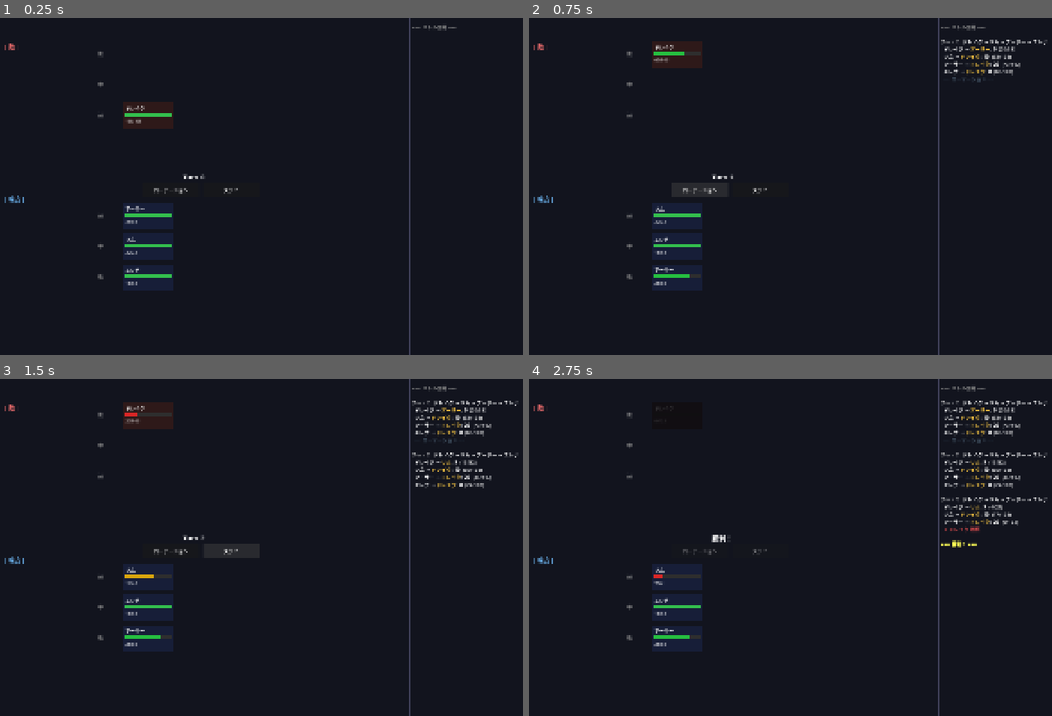
Above: before the commit, frames 1-4 (two rows, left to right).
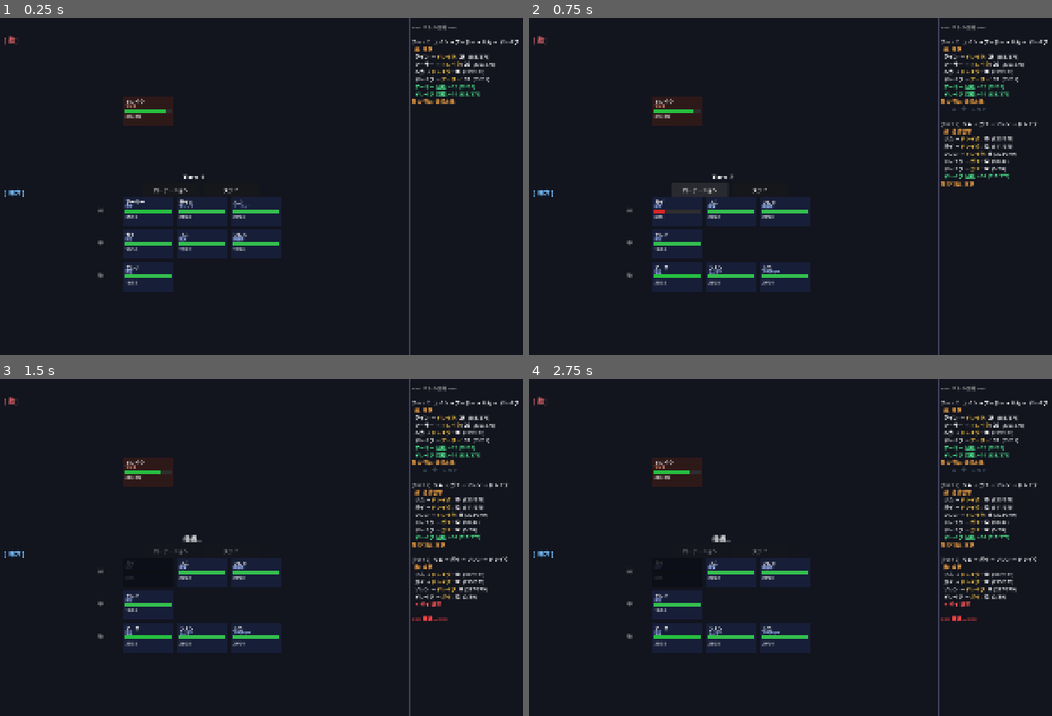
Above: after the commit, the same moments.

Repository: tamagoyaki42dev/tamagoyaki-game
Game: Godot game, scene res://scenes/node.tscn
The game is run twice, just before and just after one commit, with the same random seed, the same clock (stepped at 60 frames per second) and the same inputs.
Inputs (mouse positions are in pixels of both pictures, inside the frame that each line leads up to):
- Up to frame 1 (0.25 s): no input
- Up to frame 2 (0.75 s): click "ローテーション" at 0.5 s
- Up to frame 3 (1.5 s): click "ステイ" at 1.25 s
- Up to frame 4 (2.75 s): click (701, 550) at 2 s, where only the run before the commit has a clickable "ローテーション"

The runs differ from the first frame. In frame 1, 6.0% of the frame differs, in the area x 0-100%, y 5-82%; in frame 2, 8.1%; in frame 3, 9.5%; in frame 4, 8.8%.

Commit message:
戦闘システムを仕様書ベースで全面再構築。敵アクションパターン・7人パーティ・Turn1自動実行・中列間接攻撃対応
- 敗北条件を「味方1体でも死亡で即撤退」に修正
- Turn 1 はローテーションなしで自動実行、Turn 2以降にプレイヤー操作
- ローテーションを戦闘フェーズ前に実行するよう修正
- 敵に行動サイクル（力を溜める/連続攻撃/列攻撃等）を実装
- 中列ユニットは間接攻撃力を使用、前列は攻撃力を使用
- テストパーティを7人・全職業別に拡張
- 敵カードにステータスタイプ、味方カードに職業名を表示
- 敵の行動をターンログに表示
- ローテーション/ステイボタンをTurn1中は無効化
- 敵グリッドから行/列概念を撤廃（横並び表示のみ）
- docs/battle_spec.md にTurn1特殊ルール・ローテーションタイミング・敵グリッド仕様を追記
- CLAUDE.md のコミットフローに仕様書更新チェックを追加

Co-Authored-By: Claude Sonnet 4.6 <noreply@anthropic.com>

Diff:
--- a/scripts/battle/battle_manager.gd
+++ b/scripts/battle/battle_manager.gd
@@ -1,15 +1,15 @@
 class_name BattleManager
 extends Node
 
-# --- シグナル（UIはこれだけ見ればいい）---
 signal battle_started(player_grid: RotationGrid, enemy_grid: RotationGrid)
-signal turn_started(turn_number: int, timeline: Array)     # timeline = 行動順BattleUnit配列
+signal turn_started(turn_number: int, timeline: Array, enemy_action: String)
 signal unit_acted(attacker: BattleUnit, target: BattleUnit, damage: int)
 signal unit_died(unit: BattleUnit)
+signal unit_healed(unit: BattleUnit, amount: int)
 signal rotated()
+signal action_announced(action_name: String)
 signal battle_ended(player_won: bool, loot: Array)
 
-# ---
 var player_grid: RotationGrid
 var enemy_grid: RotationGrid
 var turn_number: int = 0
@@ -26,64 +26,185 @@
 		player_grid.add_unit(BattleUnit.from_character(data))
 
 	for i in enemy_data.size():
-		var row  = i / RotationGrid.MAX_PER_ROW
-		var col  = i % RotationGrid.MAX_PER_ROW
-		enemy_grid.add_unit(BattleUnit.from_enemy(enemy_data[i], row, col))
+		# 敵はグリッドなし。row=0固定、col=i で横並び表示用
+		enemy_grid.add_unit(BattleUnit.from_enemy(enemy_data[i], 0, i))
 
 	battle_started.emit(player_grid, enemy_grid)
+	# Turn 1 は自動実行（次フレームで開始、プレイヤー入力なし）
+	call_deferred("advance_turn", false)
 
 # do_rotate=true でローテーション、false でステイ（仕様: デフォルトはステイ）
+# ターン構成: step2 ローテーション確定 → step3 戦闘 → step4 後列回復 → step1 次ターン告知
 func advance_turn(do_rotate: bool = false) -> void:
 	if is_over:
 		return
 
+	# step2: ローテーション確定（戦闘前に列を入れ替える）
+	if do_rotate:
+		player_grid.rotate_forward()
+		rotated.emit()
+
 	turn_number += 1
-	var timeline = build_timeline()
-	turn_started.emit(turn_number, timeline)
-
-	for attacker in timeline:
-		if not (attacker as BattleUnit).is_alive:
+	var timeline := build_timeline()
+	turn_started.emit(turn_number, timeline, _current_enemy_action_label())
+
+	# step3: 戦闘フェーズ
+	for attacker: BattleUnit in timeline:
+		if not attacker.is_alive or is_over:
 			continue
 
-		var target: BattleUnit = _pick_target(attacker)
-		if target == null:
-			continue
-
-		var damage = target.take_damage(attacker.attack)
-		unit_acted.emit(attacker, target, damage)
-
-		if not target.is_alive:
-			unit_died.emit(target)
-			# 味方1体でも倒れたら即撤退（battle_spec.md 勝敗条件）
-			if target.side == BattleUnit.Side.PLAYER:
-				_end_battle(false)
-				return
+		if attacker.side == BattleUnit.Side.ENEMY:
+			_execute_enemy_action(attacker)
+		else:
+			var target := _pick_target(attacker)
+			if target:
+				var atk := attacker.indirect_attack if attacker.row == 1 and attacker.indirect_attack > 0 else attacker.attack
+				_apply_hit(attacker, target, atk)
+
+		if is_over:
+			return
 
 	if enemy_grid.is_wiped():
 		_end_battle(true)
 		return
 
-	if do_rotate:
-		player_grid.rotate_forward()
-		enemy_grid.rotate_forward()
-		rotated.emit()
-
-# 完全情報開示用：現在グリッドでの行動順を返す（UIが戦闘前に表示できる）
+	# step4: 後列回復フェーズ
+	_apply_back_row_healing(player_grid)
+	_apply_enemy_healing()
+
+	# 次ターン step1: 敵行動を告知
+	_emit_action_announcement(turn_number + 1)
+
+# ──────────────────── 敵行動 ────────────────────
+
+func _execute_enemy_action(attacker: BattleUnit) -> void:
+	var enemy_data := attacker.source_data as EnemyData
+	var action: int = EnemyData.ActionType.NORMAL
+	if enemy_data and not enemy_data.action_cycle.is_empty():
+		action = enemy_data.action_cycle[(turn_number - 1) % enemy_data.action_cycle.size()]
+
+	# 力を溜める: 攻撃せず、次ターンのATKを2倍に
+	if action == EnemyData.ActionType.CHARGE:
+		attacker.charge_multiplier = 2.0
+		return
+
+	var eff_atk: int = int(float(attacker.attack) * attacker.charge_multiplier)
+	attacker.charge_multiplier = 1.0
+
+	match action:
+		EnemyData.ActionType.DOUBLE, EnemyData.ActionType.TRIPLE, EnemyData.ActionType.QUAD:
+			var hits: int = 2
+			if action == EnemyData.ActionType.TRIPLE: hits = 3
+			elif action == EnemyData.ActionType.QUAD:  hits = 4
+			var target := _pick_target(attacker)
+			if target:
+				for i in hits:
+					if is_over or not target.is_alive:
+						break
+					_apply_hit(attacker, target, eff_atk if i == 0 else attacker.attack)
+
+		EnemyData.ActionType.ROW:
+			for target in player_grid.get_front_row():
+				if is_over:
+					break
+				_apply_hit(attacker, target, eff_atk)
+
+		_:  # NORMAL / STONE / ABSORB（石化・吸収は未実装: 通常攻撃として処理）
+			var target := _pick_target(attacker)
+			if target:
+				_apply_hit(attacker, target, eff_atk)
+
+func _apply_hit(attacker: BattleUnit, target: BattleUnit, atk: int) -> void:
+	if is_over or not target.is_alive:
+		return
+	var damage := target.take_damage(atk)
+	unit_acted.emit(attacker, target, damage)
+	if not target.is_alive:
+		unit_died.emit(target)
+		if target.side == BattleUnit.Side.PLAYER:
+			_end_battle(false)
+
+# ──────────────────── タイムライン ────────────────────
+
+# 前列ユニット + 中列の間接攻撃持ち（同縦マスの前列が空きの場合）
 func build_timeline() -> Array:
-	var all: Array = player_grid.get_all_alive() + enemy_grid.get_all_alive()
+	var all: Array = []
+	all += player_grid.get_front_row()
+	all += enemy_grid.get_front_row()
+	for unit: BattleUnit in player_grid.get_row(1):
+		if unit.indirect_attack > 0 and _front_col_empty(player_grid, unit.col):
+			all.append(unit)
+	for unit: BattleUnit in enemy_grid.get_row(1):
+		if unit.indirect_attack > 0 and _front_col_empty(enemy_grid, unit.col):
+			all.append(unit)
 	all.sort_custom(func(a: BattleUnit, b: BattleUnit) -> bool: return a.speed > b.speed)
 	return all
 
+func _front_col_empty(grid: RotationGrid, col: int) -> bool:
+	for unit: BattleUnit in grid.get_front_row():
+		if unit.col == col:
+			return false
+	return true
+
+# ──────────────────── 後列回復 ────────────────────
+
+func _apply_back_row_healing(grid: RotationGrid) -> void:
+	for unit: BattleUnit in grid.get_row(2):
+		if not unit.is_alive:
+			continue
+		if unit.self_regen > 0:
+			var old_hp := unit.hp
+			unit.hp = min(unit.hp_max, unit.hp + unit.self_regen)
+			if unit.hp > old_hp:
+				unit_healed.emit(unit, unit.hp - old_hp)
+		if unit.row_regen > 0:
+			for other: BattleUnit in grid.get_all_alive():
+				if other != unit and other.col == unit.col:
+					var old_hp := other.hp
+					other.hp = min(other.hp_max, other.hp + unit.row_regen)
+					if other.hp > old_hp:
+						unit_healed.emit(other, other.hp - old_hp)
+
+func _apply_enemy_healing() -> void:
+	for unit: BattleUnit in enemy_grid.get_all_alive():
+		if unit.self_regen > 0:
+			var old_hp := unit.hp
+			unit.hp = min(unit.hp_max, unit.hp + unit.self_regen)
+			if unit.hp > old_hp:
+				unit_healed.emit(unit, unit.hp - old_hp)
+
+# ──────────────────── ターゲット選択 ────────────────────
+
 func _pick_target(attacker: BattleUnit) -> BattleUnit:
 	var enemy_side: RotationGrid = enemy_grid if attacker.side == BattleUnit.Side.PLAYER else player_grid
-	var front = enemy_side.get_front_row()
+	var front := enemy_side.get_front_row()
 	if not front.is_empty():
 		return front[randi() % front.size()]
-	var alive = enemy_side.get_all_alive()
+	var alive := enemy_side.get_all_alive()
 	if alive.is_empty():
 		return null
 	return alive[randi() % alive.size()]
 
+# ──────────────────── ユーティリティ ────────────────────
+
+func _emit_action_announcement(for_turn: int) -> void:
+	action_announced.emit(_action_label_for_turn(for_turn))
+
+func _current_enemy_action_label() -> String:
+	return _action_label_for_turn(turn_number)
+
+func _action_label_for_turn(for_turn: int) -> String:
+	var enemies := enemy_grid.get_front_row()
+	if enemies.is_empty():
+		enemies = enemy_grid.get_all_alive()
+	if enemies.is_empty():
+		return ""
+	var enemy_data := (enemies[0] as BattleUnit).source_data as EnemyData
+	if enemy_data == null or enemy_data.action_cycle.is_empty():
+		return "攻撃"
+	var cycle_pos: int = (for_turn - 1) % enemy_data.action_cycle.size()
+	return EnemyData.get_action_label(enemy_data.action_cycle[cycle_pos])
+
 func _end_battle(player_won: bool) -> void:
 	is_over = true
-	battle_ended.emit(player_won, [])  # lootは後で実装
+	battle_ended.emit(player_won, [])
--- a/scripts/battle/battle_test.gd
+++ b/scripts/battle/battle_test.gd
@@ -7,6 +7,7 @@
 
 	manager.battle_started.connect(_on_started)
 	manager.turn_started.connect(_on_turn)
+	manager.action_announced.connect(_on_action_announced)
 	manager.unit_acted.connect(_on_acted)
 	manager.unit_died.connect(_on_died)
 	manager.rotated.connect(func(): print("  -- ローテーション --"))
@@ -19,27 +20,43 @@
 		manager.advance_turn()
 
 func _make_party() -> Array:
-	var w = CharacterData.new()
-	w.char_name = "アーサー"
-	w.job       = CharacterJob.Type.WARRIOR
-	w.hp_max    = 35; w.attack = 20; w.speed = 15
+	var warrior = CharacterData.new()
+	warrior.char_name = "アーサー"; warrior.job = CharacterJob.Type.WARRIOR
+	warrior.hp_max = 35; warrior.attack = 20; warrior.speed = 15
 
-	var e = CharacterData.new()
-	e.char_name = "エレナ"
-	e.job       = CharacterJob.Type.CLERIC
-	e.hp_max    = 18; e.attack = 8; e.speed = 6
-	e.def_bonus = 20; e.row_regen = 15
+	var samurai = CharacterData.new()
+	samurai.char_name = "ライン"; samurai.job = CharacterJob.Type.SAMURAI
+	samurai.hp_max = 28; samurai.attack = 24; samurai.speed = 28
 
-	var r = CharacterData.new()
-	r.char_name = "リム"
-	r.job       = CharacterJob.Type.WITCH
-	r.hp_max    = 22; r.attack = 10; r.speed = 16
-	r.atk_bonus = 14
+	var archer = CharacterData.new()
+	archer.char_name = "ルカ"; archer.job = CharacterJob.Type.ARCHER
+	archer.hp_max = 24; archer.attack = 16; archer.speed = 12
+	archer.indirect_attack = 12
 
-	return [w, e, r]
+	var knight = CharacterData.new()
+	knight.char_name = "ガイ"; knight.job = CharacterJob.Type.KNIGHT
+	knight.hp_max = 30; knight.attack = 12; knight.speed = 8
+	knight.def_bonus = 12; knight.self_regen = 8
+
+	var witch = CharacterData.new()
+	witch.char_name = "リム"; witch.job = CharacterJob.Type.WITCH
+	witch.hp_max = 22; witch.attack = 10; witch.speed = 16
+	witch.atk_bonus = 14
+
+	var mage = CharacterData.new()
+	mage.char_name = "ソレン"; mage.job = CharacterJob.Type.MAGE
+	mage.hp_max = 20; mage.attack = 8; mage.speed = 5
+	mage.atk_bonus = 20; mage.def_bonus = 15; mage.row_regen = 10
+
+	var cleric = CharacterData.new()
+	cleric.char_name = "エレナ"; cleric.job = CharacterJob.Type.CLERIC
+	cleric.hp_max = 18; cleric.attack = 8; cleric.speed = 6
+	cleric.def_bonus = 20; cleric.row_regen = 15
+
+	return [warrior, samurai, archer, knight, witch, mage, cleric]
 
 func _make_enemies() -> Array:
-	return [EnemyGenerator.generate()]
+	return [EnemyGenerator.generate(EnemyData.StatType.TANK)]
 
 func _on_started(pg: RotationGrid, eg: RotationGrid) -> void:
 	print("=== バトル開始 ===")
@@ -49,6 +66,9 @@
 func _on_turn(n: int, timeline: Array) -> void:
 	var order = timeline.map(func(u: BattleUnit) -> String: return u.unit_name)
 	print("\n[Turn %d] 行動順: %s" % [n, ", ".join(order)])
+
+func _on_action_announced(action_name: String) -> void:
+	print("  次ターン 敵: " + action_name)
 
 func _on_acted(attacker: BattleUnit, target: BattleUnit, damage: int) -> void:
 	print("  %s → %s: %d ダメージ (残HP %d/%d)" % [
--- a/scripts/battle/battle_unit.gd
+++ b/scripts/battle/battle_unit.gd
@@ -15,6 +15,7 @@
 var def_bonus: int = 0        # 防御補助力
 var self_regen: int = 0       # 自回復
 var row_regen: int = 0        # 列回復
+var charge_multiplier: float = 1.0  # 力を溜める: 次の攻撃のATK倍率
 var source_data: Resource
 
 var is_alive: bool:
--- a/scripts/battle/enemy_generator.gd
+++ b/scripts/battle/enemy_generator.gd
@@ -1,19 +1,16 @@
 class_name EnemyGenerator
 
-# ステータスタイプの出現率（合計100）
 const STAT_TYPE_WEIGHTS: Array[int] = [50, 15, 15, 10, 10]
 
 # [hp_min, hp_max, atk_min, atk_max, spd_min, spd_max, regen_min, regen_max]
 const STAT_RANGES: Array = [
-	[80,  200, 8,  16, 6,  14, 0, 0],  # BALANCE
-	[40,  90,  18, 28, 15, 25, 0, 0],  # BERSERKER
-	[50,  120, 6,  14, 24, 35, 0, 0],  # SPEED_STAR
-	[250, 450, 6,  12, 3,  8,  8, 18], # TANK
-	[150, 280, 14, 22, 10, 20, 0, 8],  # ENHANCED_BALANCE
+	[80,  200, 8,  16, 6,  14, 0, 0],   # BALANCE
+	[40,  90,  18, 28, 15, 25, 0, 0],   # BERSERKER
+	[50,  120, 6,  14, 24, 35, 0, 0],   # SPEED_STAR
+	[250, 450, 6,  12, 3,  8,  8, 18],  # TANK
+	[150, 280, 14, 22, 10, 20, 0, 8],   # ENHANCED_BALANCE
 ]
 
-# 思考タイプの重みテーブル（enemy_spec.md 準拠）
-# [RANDOM, WEAK, STRONG, CENTER, SUPPORT, DYING, FEMALE, MALE]
 const THOUGHT_WEIGHTS: Array = [
 	[3, 1, 1, 2, 1, 1, 1, 1],  # BALANCE
 	[2, 3, 1, 1, 1, 3, 1, 1],  # BERSERKER
@@ -22,15 +19,25 @@
 	[1, 2, 1, 1, 3, 2, 1, 1],  # ENHANCED_BALANCE
 ]
 
+# [NORMAL, DOUBLE, TRIPLE, QUAD, ROW, STONE, ABSORB, CHARGE]  (enemy_spec.md準拠)
+const ACTION_WEIGHTS: Array = [
+	[3, 2, 1, 0, 1, 1, 1, 1],  # BALANCE
+	[2, 3, 3, 2, 1, 0, 0, 1],  # BERSERKER
+	[3, 1, 1, 0, 1, 2, 1, 1],  # SPEED_STAR
+	[2, 1, 0, 0, 2, 0, 3, 2],  # TANK
+	[2, 2, 2, 1, 2, 1, 1, 2],  # ENHANCED_BALANCE
+]
+
 static var _name_pool: Array = [
 	"グラディウス", "ケルベロス", "マラカイ",
 	"シェイド", "ドレイク", "ヴォルフ", "イグニス",
 ]
 
-static func generate() -> EnemyData:
-	var stat_type: int    = _weighted_choice(STAT_TYPE_WEIGHTS)
+# force_stat_type: 0〜4で固定、-1でランダム
+static func generate(force_stat_type: int = -1) -> EnemyData:
+	var stat_type: int = force_stat_type if force_stat_type >= 0 else _weighted_choice(STAT_TYPE_WEIGHTS)
 	var thought_type: int = _weighted_choice(THOUGHT_WEIGHTS[stat_type])
-	var r: Array          = STAT_RANGES[stat_type]
+	var r: Array = STAT_RANGES[stat_type]
 
 	var data := EnemyData.new()
 	data.enemy_name   = _random_name()
@@ -40,13 +47,44 @@
 	data.attack       = randi_range(r[2], r[3])
 	data.speed        = randi_range(r[4], r[5])
 	data.self_regen   = randi_range(r[6], r[7])
+	data.action_cycle = _generate_action_cycle(stat_type, data.self_regen)
 	return data
+
+# enemy_spec.mdのアクションサイクル生成アルゴリズム
+static func _generate_action_cycle(stat_type: int, self_regen: int) -> Array[int]:
+	var weights: Array = ACTION_WEIGHTS[stat_type].duplicate()
+
+	# 前処理: タンクかつ自己回復 >= 10 の場合、HP吸収の重みを0にする
+	if stat_type == EnemyData.StatType.TANK and self_regen >= 10:
+		weights[EnemyData.ActionType.ABSORB] = 0
+
+	var cycle_len: int = 2 + randi() % 3  # 2〜4
+	var cycle: Array[int] = []
+	var charge_used := false
+
+	for i in cycle_len:
+		var w: Array = weights.duplicate()
+
+		# 力を溜めるは1サイクルに最大1回
+		if charge_used:
+			w[EnemyData.ActionType.CHARGE] = 0
+
+		# 前のスロットが力を溜めるなら攻撃系を強制
+		if not cycle.is_empty() and cycle[-1] == EnemyData.ActionType.CHARGE:
+			w[EnemyData.ActionType.CHARGE] = 0
+
+		var action: int = _weighted_choice(w)
+		if action == EnemyData.ActionType.CHARGE:
+			charge_used = true
+		cycle.append(action)
+
+	return cycle
 
 static func _weighted_choice(weights: Array) -> int:
 	var total: int = 0
 	for w: int in weights:
 		total += w
-	var roll: int = randi() % total
+	var roll: int = randi() % max(total, 1)
 	var cumulative: int = 0
 	for i in weights.size():
 		cumulative += weights[i]
--- a/scripts/data/enemy_data.gd
+++ b/scripts/data/enemy_data.gd
@@ -2,22 +2,33 @@
 extends Resource
 
 enum StatType {
-	BALANCE,           # バランス（50%）
-	BERSERKER,         # バーサーカー（15%）
-	SPEED_STAR,        # スピードスター（15%）
-	TANK,              # タンク（10%）
-	ENHANCED_BALANCE,  # 強化バランス（10%）
+	BALANCE,
+	BERSERKER,
+	SPEED_STAR,
+	TANK,
+	ENHANCED_BALANCE,
 }
 
 enum ThoughtType {
-	RANDOM,         # きまぐれ
-	WEAK_TARGET,    # 弱者狙い
-	STRONG_TARGET,  # 強者狙い
-	CENTER_TARGET,  # 中央狙い
-	SUPPORT_TARGET, # 補助狙い
-	DYING_TARGET,   # 瀕死狙い
-	FEMALE_TARGET,  # 女性狙い
-	MALE_TARGET,    # 男性狙い
+	RANDOM,
+	WEAK_TARGET,
+	STRONG_TARGET,
+	CENTER_TARGET,
+	SUPPORT_TARGET,
+	DYING_TARGET,
+	FEMALE_TARGET,
+	MALE_TARGET,
+}
+
+enum ActionType {
+	NORMAL,   # 通常攻撃
+	DOUBLE,   # ×2連続
+	TRIPLE,   # ×3連続
+	QUAD,     # ×4連続
+	ROW,      # 列攻撃
+	STONE,    # 石化攻撃（未実装）
+	ABSORB,   # HP吸収（未実装）
+	CHARGE,   # 力を溜める
 }
 
 @export var enemy_name: String = ""
@@ -27,6 +38,28 @@
 @export var self_regen: int = 0
 @export var stat_type: StatType = StatType.BALANCE
 @export var thought_type: ThoughtType = ThoughtType.RANDOM
+@export var action_cycle: Array[int] = []
 
 func get_label() -> String:
 	return enemy_name
+
+func get_stat_type_name() -> String:
+	match stat_type:
+		StatType.BALANCE:          return "バランス"
+		StatType.BERSERKER:        return "バーサーカー"
+		StatType.SPEED_STAR:       return "スピードスター"
+		StatType.TANK:             return "タンク"
+		StatType.ENHANCED_BALANCE: return "強化バランス"
+	return "不明"
+
+static func get_action_label(action: int) -> String:
+	match action:
+		ActionType.NORMAL:  return "攻撃"
+		ActionType.DOUBLE:  return "連続攻撃"
+		ActionType.TRIPLE:  return "連続攻撃"
+		ActionType.QUAD:    return "連続攻撃"
+		ActionType.ROW:     return "全体攻撃"
+		ActionType.STONE:   return "石化攻撃"
+		ActionType.ABSORB:  return "HP吸収"
+		ActionType.CHARGE:  return "力を溜める"
+	return "攻撃"
--- a/scripts/ui/battle_ui.gd
+++ b/scripts/ui/battle_ui.gd
@@ -4,9 +4,9 @@
 
 # ── レイアウト（_readyで実際のビューポートサイズから計算）────────────────────
 const CARD_W   := 160.0
-const CARD_H   := 82.0
+const CARD_H   := 95.0
 const CARD_GAP := 12.0
-const ROW_GAP  := 16.0
+const ROW_GAP  := 10.0
 
 var SW: float
 var SH: float
@@ -29,8 +29,8 @@
 	SW       = vp.x
 	SH       = vp.y
 	GRID_X   = SW * 0.22
-	ENEMY_Y0 = SH * 0.07
-	PLAYER_Y0 = SH * 0.55
+	ENEMY_Y0 = SH * 0.05
+	PLAYER_Y0 = SH * 0.53
 	LOG_X    = SW * 0.70
 	_build_ui()
 	_start_battle()
@@ -53,13 +53,11 @@
 
 	# セクションヘッダ
 	_lbl(_root, "[ 敵 ]",  Vector2(40, ENEMY_Y0), 20, Color(1.0, 0.45, 0.45))
-	_lbl(_root, "[ 味方 ]", Vector2(40, PLAYER_Y0 - 30), 20, Color(0.45, 0.75, 1.0))
-
-	# 行ラベル（敵：後→前、味方：前→後）
+	_lbl(_root, "[ 味方 ]", Vector2(40, PLAYER_Y0 - 28), 20, Color(0.45, 0.75, 1.0))
+
+	# 行ラベル（味方のみ：前→後）。敵は行の概念なし
 	for i in 3:
-		var ey := ENEMY_Y0 + (i * (CARD_H + ROW_GAP)) + 26
-		var py := PLAYER_Y0 + (i * (CARD_H + ROW_GAP)) + 26
-		_lbl(_root, ["後","中","前"][i], Vector2(340, ey), 15, Color(0.55, 0.55, 0.55))
+		var py := PLAYER_Y0 + (i * (CARD_H + ROW_GAP)) + 30
 		_lbl(_root, ["前","中","後"][i], Vector2(340, py), 15, Color(0.55, 0.55, 0.55))
 
 	# ターン数表示
@@ -71,6 +69,7 @@
 	_rotate_btn.position = Vector2(LOG_X * 0.5 - 188, SH * 0.5 - 12)
 	_rotate_btn.size = Vector2(180, 46)
 	_rotate_btn.add_theme_font_size_override("font_size", 16)
+	_rotate_btn.disabled = true  # Turn 1 自動実行中は無効
 	_rotate_btn.pressed.connect(_on_rotate_pressed)
 	_root.add_child(_rotate_btn)
 
@@ -80,6 +79,7 @@
 	_stay_btn.position = Vector2(LOG_X * 0.5 + 4, SH * 0.5 - 12)
 	_stay_btn.size = Vector2(180, 46)
 	_stay_btn.add_theme_font_size_override("font_size", 16)
+	_stay_btn.disabled = true  # Turn 1 自動実行中は無効
 	_stay_btn.pressed.connect(_on_stay_pressed)
 	_root.add_child(_stay_btn)
 
@@ -105,21 +105,29 @@
 		_crect(ctrl, Vector2.ZERO, Vector2(CARD_W, CARD_H),
 			Color(0.18, 0.10, 0.10) if is_enemy else Color(0.09, 0.12, 0.22))
 
-		# 枠線（1px）
-		for d in [Vector2(0,0),Vector2(CARD_W-1,0),Vector2(0,CARD_H-1),Vector2(CARD_W-1,CARD_H-1)]:
-			pass  # 今は省略
-
 		# 名前
 		_lbl(ctrl, unit.unit_name, Vector2(6, 5), 15)
 
+		# 職業 or 敵タイプ
+		if not is_enemy:
+			var char_data := unit.source_data as CharacterData
+			if char_data:
+				_lbl(ctrl, CharacterJob.get_display_name(char_data.job),
+					Vector2(6, 22), 11, Color(0.65, 0.75, 1.0))
+		else:
+			var enemy_data := unit.source_data as EnemyData
+			if enemy_data:
+				_lbl(ctrl, enemy_data.get_stat_type_name(),
+					Vector2(6, 22), 11, Color(1.0, 0.65, 0.55))
+
 		# HPバー背景
-		_crect(ctrl, Vector2(6, 34), Vector2(CARD_W - 12, 11), Color(0.18, 0.18, 0.18))
+		_crect(ctrl, Vector2(6, 42), Vector2(CARD_W - 12, 11), Color(0.18, 0.18, 0.18))
 
 		# HPバー本体
-		var hp_bar := _crect(ctrl, Vector2(6, 34), Vector2(CARD_W - 12, 11), Color(0.2, 0.75, 0.3))
+		var hp_bar := _crect(ctrl, Vector2(6, 42), Vector2(CARD_W - 12, 11), Color(0.2, 0.75, 0.3))
 
 		# HPテキスト
-		var hp_lbl := _lbl(ctrl, "%d/%d" % [unit.hp, unit.hp_max], Vector2(6, 50), 13)
+		var hp_lbl := _lbl(ctrl, "%d/%d" % [unit.hp, unit.hp_max], Vector2(6, 57), 13)
 
 		_cards[unit] = {panel = ctrl, hp_bar = hp_bar, hp_lbl = hp_lbl}
 
@@ -142,7 +150,8 @@
 	var x := GRID_X + unit.col * (CARD_W + CARD_GAP)
 	var y: float
 	if unit.side == BattleUnit.Side.ENEMY:
-		y = ENEMY_Y0 + (2 - unit.row) * (CARD_H + ROW_GAP)
+		# 敵は行の概念なし。敵エリア内に垂直中央配置
+		y = ENEMY_Y0 + (SH * 0.5 - ENEMY_Y0 - CARD_H) / 2.0
 	else:
 		y = PLAYER_Y0 + unit.row * (CARD_H + ROW_GAP)
 	return Vector2(x, y)
@@ -158,10 +167,19 @@
 	_build_cards(pg, eg)
 	_log("[color=#888888]=== バトル開始 ===[/color]")
 
-func _on_turn_started(n: int, timeline: Array) -> void:
+func _on_turn_started(n: int, timeline: Array, enemy_action: String) -> void:
 	_status_lbl.text = "Turn %d" % n
 	var order := " → ".join(timeline.map(func(u: BattleUnit) -> String: return u.unit_name))
 	_log("\n[color=#cccccc][Turn %d][/color]  %s" % [n, order])
+	if enemy_action != "":
+		_log("[color=#ffaa44]  敵: %s[/color]" % enemy_action)
+
+func _on_action_announced(action_name: String) -> void:
+	_log("[color=#ffaa44]敵の行動: %s[/color]" % action_name)
+	# ターンが完了したのでボタンを有効化（次のターンの選択を受け付ける）
+	if not _manager.is_over:
+		_rotate_btn.disabled = false
+		_stay_btn.disabled = false
 
 func _on_unit_acted(attacker: BattleUnit, target: BattleUnit, dmg: int) -> void:
 	_log("  %s → [color=#ffcc44]%s[/color]: [b]%d[/b]  (%d/%d)" % [
@@ -170,6 +188,10 @@
 
 func _on_unit_died(unit: BattleUnit) -> void:
 	_log("[color=#ff5555]  ✦ %s 戦死[/color]" % unit.unit_name)
+	_update_card(unit)
+
+func _on_unit_healed(unit: BattleUnit, amount: int) -> void:
+	_log("  [color=#55ff99]%s 回復: +%d (%d/%d)[/color]" % [unit.unit_name, amount, unit.hp, unit.hp_max])
 	_update_card(unit)
 
 func _on_rotated() -> void:
@@ -187,9 +209,13 @@
 		_log("\n[color=#ff4444][b]=== 撤退... ===[/b][/color]")
 
 func _on_rotate_pressed() -> void:
+	_rotate_btn.disabled = true
+	_stay_btn.disabled = true
 	_manager.advance_turn(true)
 
 func _on_stay_pressed() -> void:
+	_rotate_btn.disabled = true
+	_stay_btn.disabled = true
 	_manager.advance_turn(false)
 
 func _log(text: String) -> void:
@@ -222,29 +248,52 @@
 	add_child(_manager)
 	_manager.battle_started.connect(_on_battle_started)
 	_manager.turn_started.connect(_on_turn_started)
+	_manager.action_announced.connect(_on_action_announced)
 	_manager.unit_acted.connect(_on_unit_acted)
 	_manager.unit_died.connect(_on_unit_died)
+	_manager.unit_healed.connect(_on_unit_healed)
 	_manager.rotated.connect(_on_rotated)
 	_manager.battle_ended.connect(_on_battle_ended)
 	_manager.start_battle(_make_party(), _make_enemies())
 
 func _make_party() -> Array:
-	# unit_spec.md 準拠の初期実装5職から3体（戦士・神官・魔女）
-	var w := CharacterData.new()
-	w.char_name = "アーサー"; w.job = CharacterJob.Type.WARRIOR
-	w.hp_max = 35; w.attack = 20; w.speed = 15
-
-	var e := CharacterData.new()
-	e.char_name = "エレナ"; e.job = CharacterJob.Type.CLERIC
-	e.hp_max = 18; e.attack = 8; e.speed = 6
-	e.def_bonus = 20; e.row_regen = 15
-
-	var r := CharacterData.new()
-	r.char_name = "リム"; r.job = CharacterJob.Type.WITCH
-	r.hp_max = 22; r.attack = 10; r.speed = 16
-	r.atk_bonus = 14
-
-	return [w, e, r]
+	# 前列（3人）
+	var warrior := CharacterData.new()
+	warrior.char_name = "アーサー"; warrior.job = CharacterJob.Type.WARRIOR
+	warrior.hp_max = 35; warrior.attack = 20; warrior.speed = 15
+
+	var samurai := CharacterData.new()
+	samurai.char_name = "ライン"; samurai.job = CharacterJob.Type.SAMURAI
+	samurai.hp_max = 28; samurai.attack = 24; samurai.speed = 28
+
+	var archer := CharacterData.new()
+	archer.char_name = "ルカ"; archer.job = CharacterJob.Type.ARCHER
+	archer.hp_max = 24; archer.attack = 16; archer.speed = 12
+	archer.indirect_attack = 12
+
+	# 中列（3人）
+	var knight := CharacterData.new()
+	knight.char_name = "ガイ"; knight.job = CharacterJob.Type.KNIGHT
+	knight.hp_max = 30; knight.attack = 12; knight.speed = 8
+	knight.def_bonus = 12; knight.self_regen = 8
+
+	var witch := CharacterData.new()
+	witch.char_name = "リム"; witch.job = CharacterJob.Type.WITCH
+	witch.hp_max = 22; witch.attack = 10; witch.speed = 16
+	witch.atk_bonus = 14
+
+	var mage := CharacterData.new()
+	mage.char_name = "ソレン"; mage.job = CharacterJob.Type.MAGE
+	mage.hp_max = 20; mage.attack = 8; mage.speed = 5
+	mage.atk_bonus = 20; mage.def_bonus = 15; mage.row_regen = 10
+
+	# 後列（1人）
+	var cleric := CharacterData.new()
+	cleric.char_name = "エレナ"; cleric.job = CharacterJob.Type.CLERIC
+	cleric.hp_max = 18; cleric.attack = 8; cleric.speed = 6
+	cleric.def_bonus = 20; cleric.row_regen = 15
+
+	return [warrior, samurai, archer, knight, witch, mage, cleric]
 
 func _make_enemies() -> Array:
-	return [EnemyGenerator.generate()]
+	return [EnemyGenerator.generate(EnemyData.StatType.TANK)]
Not shown, changed: CLAUDE.md
Not shown, changed: devlog/2026-06-13.md
Not shown, changed: docs/battle_spec.md
